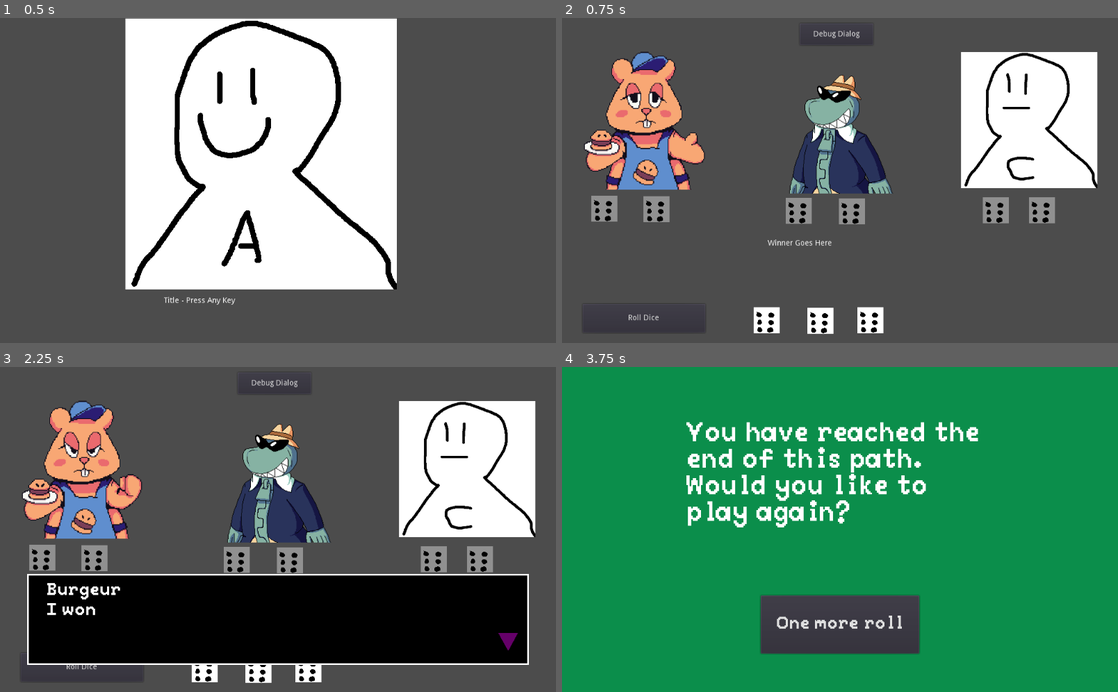
Above: before the commit, frames 1-4 (two rows, left to right).
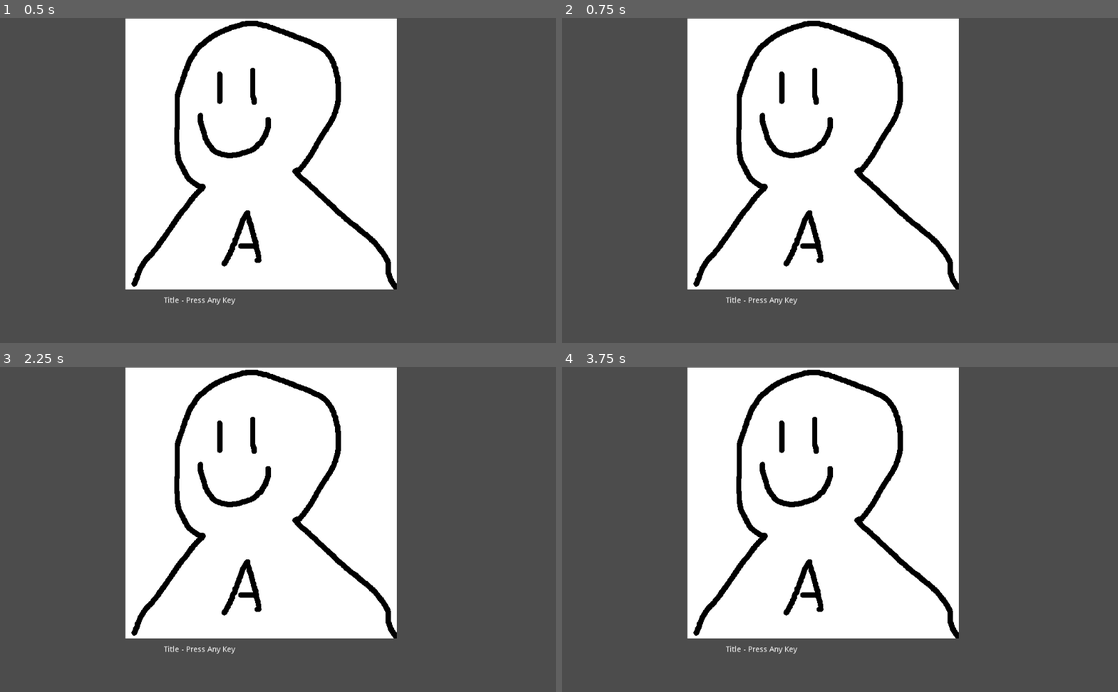
Above: after the commit, the same moments.

Repository: DiegoArmando/GMTK-Game-Jam-2022
Game: Godot game, scene res://Title.tscn
Same seed, same stepped clock (60 frames per second), same inputs: the game is played once before the commit and once after it.
Inputs (mouse positions are in pixels of both pictures, inside the frame that each line leads up to):
- Up to frame 1 (0.5 s): no input
- Up to frame 2 (0.75 s): tap Enter (ui_accept) at 0.5, 0.6 s; move the mouse to (962, 164) at 0.52 s; click (962, 164) at 0.67 s
- Up to frame 3 (2.25 s): tap Enter (ui_accept) at 0.77, 1.07 s; click (272, 383) at 1.25 s, where only the run before the commit has a clickable "Debug Dialog"; click (205, 669) at 2.02 s
- Up to frame 4 (3.75 s): click (823, 669) at 2.77 s; click (873, 669) at 3.52 s

Frame 1 is identical in both runs. In frame 2, 59% of the frame differs, in the area x 4-97%, y 0-98%; in frame 3, 73%; in frame 4, 96%, in the area x 0-100%, y 0-100%.

Commit message:
More sprite implementation, appear and disappear

Diff:
--- a/DialogReader.gd
+++ b/DialogReader.gd
@@ -42,13 +42,63 @@
 	# To swap to the ending, put this in the appropriate place:
 	# get_tree().change_scene("res://Ending.tscn")
 
-	if "Finished" in dialog[0]:
-		if not seen_endings.has(dialog[0]["Finished"]):
-			seen_endings.append(dialog[0]["Finished"])
-		get_tree().root.get_node("Node2D/EndScreen/EndOfGameBarrier").visible = true
+	if (phraseNum >= dialog.size()):
 		queue_free()
 		return
-	if (phraseNum >= dialog.size()):
+	if "Appear" in dialog[phraseNum]:
+		if dialog[phraseNum]["Appear"] == "Burgeur":
+			#P1
+			get_tree().root.get_node('Node2D/P1/AnimatedSprite').visible = true
+			phraseNum += 1
+			nextPhrase()
+			return
+		elif dialog[phraseNum]["Name"] == "Sightseer":
+			#P3
+			get_tree().root.get_node('Node2D/P3/AnimatedSprite').visible = true
+			phraseNum += 1
+			nextPhrase()
+			return
+		elif dialog[phraseNum]["Name"] == "The Card Shark":
+			#P2
+			get_tree().root.get_node('Node2D/P2/AnimatedSprite').visible = true
+			phraseNum += 1
+			nextPhrase()
+			return
+		elif dialog[phraseNum]["Name"] == "???":
+			#P4
+			get_tree().root.get_node('Node2D/P4/AnimatedSprite').visible = true
+			phraseNum += 1
+			nextPhrase()
+			return
+	if "Disappear" in dialog[phraseNum]:
+		if dialog[phraseNum]["Appear"] == "Burgeur":
+			#P1
+			get_tree().root.get_node('Node2D/P1/AnimatedSprite').visible = false
+			phraseNum += 1
+			nextPhrase()
+			return
+		elif dialog[phraseNum]["Name"] == "Sightseer":
+			#P3
+			get_tree().root.get_node('Node2D/P3/AnimatedSprite').visible = false
+			phraseNum += 1
+			nextPhrase()
+			return
+		elif dialog[phraseNum]["Name"] == "The Card Shark":
+			#P2
+			get_tree().root.get_node('Node2D/P2/AnimatedSprite').visible = false
+			phraseNum += 1
+			nextPhrase()
+			return
+		elif dialog[phraseNum]["Name"] == "???":
+			#P4
+			get_tree().root.get_node('Node2D/P4/AnimatedSprite').visible = false
+			phraseNum += 1
+			nextPhrase()
+			return
+	if "Finished" in dialog[phraseNum]:
+		if not seen_endings.has(dialog[phraseNum]["Finished"]):
+			seen_endings.append(dialog[phraseNum]["Finished"])
+		get_tree().root.get_node("Node2D/EndScreen/EndOfGameBarrier").visible = true
 		queue_free()
 		return
 	finishedDisplaying = false
--- a/Main.tscn
+++ b/Main.tscn
@@ -1,13 +1,15 @@
-[gd_scene load_steps=42 format=2]
+[gd_scene load_steps=51 format=2]
 
 [ext_resource path="res://Sprites/casino_shark_neutral.png" type="Texture" id=1]
-[ext_resource path="res://Sprites/C_Neutral.png" type="Texture" id=2]
+[ext_resource path="res://Sprites/magician_neutral.png" type="Texture" id=2]
 [ext_resource path="res://Sprites/burger_surprise.png" type="Texture" id=3]
 [ext_resource path="res://Sprites/Die_A.png" type="Texture" id=4]
 [ext_resource path="res://Sprites/burger_neutral.png" type="Texture" id=5]
 [ext_resource path="res://Sprites/casino_shark_disappointed.png" type="Texture" id=6]
 [ext_resource path="res://Sprites/burger_nervous.png" type="Texture" id=7]
 [ext_resource path="res://Sprites/burger_angry.png" type="Texture" id=8]
+[ext_resource path="res://Sprites/ui-frame-main.png" type="Texture" id=9]
+[ext_resource path="res://Sprites/magician_surprised.png" type="Texture" id=10]
 [ext_resource path="res://DiceBoss.gd" type="Script" id=11]
 [ext_resource path="res://Sprites/Die_Q.png" type="Texture" id=12]
 [ext_resource path="res://Sprites/Die_J.png" type="Texture" id=13]
@@ -32,6 +34,13 @@
 [ext_resource path="res://Sprites/secret_puppet_disappointed.png" type="Texture" id=32]
 [ext_resource path="res://Sprites/secret_puppet_angry.png" type="Texture" id=33]
 [ext_resource path="res://Sprites/secret_puppet_gleeful.png" type="Texture" id=34]
+[ext_resource path="res://Sprites/magician_nervous.png" type="Texture" id=35]
+[ext_resource path="res://Sprites/magician_angry.png" type="Texture" id=36]
+[ext_resource path="res://Sprites/magician_scheming.png" type="Texture" id=37]
+[ext_resource path="res://Sprites/ui-table-in-position.png" type="Texture" id=38]
+[ext_resource path="res://Sprites/magician_disappointed.png" type="Texture" id=39]
+[ext_resource path="res://Sprites/uiprimary-background.jpg" type="Texture" id=40]
+[ext_resource path="res://Sprites/magician_gleeful.png" type="Texture" id=41]
 
 [sub_resource type="SpriteFrames" id=1]
 animations = [ {
@@ -40,34 +49,34 @@
 "name": "scheming",
 "speed": 5.0
 }, {
+"frames": [ ExtResource( 3 ) ],
+"loop": true,
+"name": "surprised",
+"speed": 5.0
+}, {
+"frames": [ ExtResource( 5 ) ],
+"loop": true,
+"name": "neutral",
+"speed": 5.0
+}, {
+"frames": [ ExtResource( 8 ) ],
+"loop": true,
+"name": "angry",
+"speed": 5.0
+}, {
+"frames": [ ExtResource( 25 ) ],
+"loop": true,
+"name": "disappointed",
+"speed": 5.0
+}, {
+"frames": [ ExtResource( 23 ) ],
+"loop": true,
+"name": "gleeful",
+"speed": 5.0
+}, {
 "frames": [ ExtResource( 7 ) ],
 "loop": true,
 "name": "nervous",
-"speed": 5.0
-}, {
-"frames": [ ExtResource( 3 ) ],
-"loop": true,
-"name": "surprised",
-"speed": 5.0
-}, {
-"frames": [ ExtResource( 23 ) ],
-"loop": true,
-"name": "gleeful",
-"speed": 5.0
-}, {
-"frames": [ ExtResource( 8 ) ],
-"loop": true,
-"name": "angry",
-"speed": 5.0
-}, {
-"frames": [ ExtResource( 5 ) ],
-"loop": true,
-"name": "neutral",
-"speed": 5.0
-}, {
-"frames": [ ExtResource( 25 ) ],
-"loop": true,
-"name": "disappointed",
 "speed": 5.0
 } ]
 
@@ -81,72 +90,72 @@
 "name": "scheming",
 "speed": 5.0
 }, {
+"frames": [ ExtResource( 22 ) ],
+"loop": true,
+"name": "surprised",
+"speed": 5.0
+}, {
+"frames": [ ExtResource( 1 ) ],
+"loop": true,
+"name": "neutral",
+"speed": 5.0
+}, {
+"frames": [ ExtResource( 18 ) ],
+"loop": true,
+"name": "angry",
+"speed": 5.0
+}, {
+"frames": [ ExtResource( 6 ) ],
+"loop": true,
+"name": "disappointed",
+"speed": 5.0
+}, {
+"frames": [ ExtResource( 26 ) ],
+"loop": true,
+"name": "gleeful",
+"speed": 5.0
+}, {
 "frames": [ ExtResource( 27 ) ],
 "loop": true,
 "name": "nervous",
-"speed": 5.0
-}, {
-"frames": [ ExtResource( 22 ) ],
-"loop": true,
-"name": "surprised",
-"speed": 5.0
-}, {
-"frames": [ ExtResource( 26 ) ],
-"loop": true,
-"name": "gleeful",
-"speed": 5.0
-}, {
-"frames": [ ExtResource( 18 ) ],
-"loop": true,
-"name": "angry",
-"speed": 5.0
-}, {
-"frames": [ ExtResource( 1 ) ],
-"loop": true,
-"name": "neutral",
-"speed": 5.0
-}, {
-"frames": [ ExtResource( 6 ) ],
-"loop": true,
-"name": "disappointed",
 "speed": 5.0
 } ]
 
 [sub_resource type="SpriteFrames" id=3]
 animations = [ {
-"frames": [  ],
+"frames": [ ExtResource( 37 ) ],
 "loop": true,
 "name": "scheming",
 "speed": 5.0
 }, {
-"frames": [  ],
+"frames": [ ExtResource( 10 ) ],
+"loop": true,
+"name": "surprised",
+"speed": 5.0
+}, {
+"frames": [ ExtResource( 2 ) ],
+"loop": true,
+"name": "neutral",
+"speed": 5.0
+}, {
+"frames": [ ExtResource( 36 ) ],
+"loop": true,
+"name": "angry",
+"speed": 5.0
+}, {
+"frames": [ ExtResource( 39 ) ],
+"loop": true,
+"name": "disappointed",
+"speed": 5.0
+}, {
+"frames": [ ExtResource( 41 ) ],
+"loop": true,
+"name": "gleeful",
+"speed": 5.0
+}, {
+"frames": [ ExtResource( 35 ) ],
 "loop": true,
 "name": "nervous",
-"speed": 5.0
-}, {
-"frames": [  ],
-"loop": true,
-"name": "surprised",
-"speed": 5.0
-}, {
-"frames": [  ],
-"loop": true,
-"name": "gleeful",
-"speed": 5.0
-}, {
-"frames": [  ],
-"loop": true,
-"name": "angry",
-"speed": 5.0
-}, {
-"frames": [ ExtResource( 2 ) ],
-"loop": true,
-"name": "neutral",
-"speed": 5.0
-}, {
-"frames": [  ],
-"loop": true,
-"name": "disappointed",
 "speed": 5.0
 } ]
 
@@ -157,34 +166,34 @@
 "name": "scheming",
 "speed": 5.0
 }, {
+"frames": [ ExtResource( 29 ) ],
+"loop": true,
+"name": "surprised",
+"speed": 5.0
+}, {
+"frames": [ ExtResource( 28 ) ],
+"loop": true,
+"name": "neutral",
+"speed": 5.0
+}, {
+"frames": [ ExtResource( 33 ) ],
+"loop": true,
+"name": "angry",
+"speed": 5.0
+}, {
+"frames": [ ExtResource( 32 ) ],
+"loop": true,
+"name": "disappointed",
+"speed": 5.0
+}, {
+"frames": [ ExtResource( 34 ) ],
+"loop": true,
+"name": "gleeful",
+"speed": 5.0
+}, {
 "frames": [ ExtResource( 31 ) ],
 "loop": true,
 "name": "nervous",
-"speed": 5.0
-}, {
-"frames": [ ExtResource( 29 ) ],
-"loop": true,
-"name": "surprised",
-"speed": 5.0
-}, {
-"frames": [ ExtResource( 34 ) ],
-"loop": true,
-"name": "gleeful",
-"speed": 5.0
-}, {
-"frames": [ ExtResource( 33 ) ],
-"loop": true,
-"name": "angry",
-"speed": 5.0
-}, {
-"frames": [ ExtResource( 28 ) ],
-"loop": true,
-"name": "neutral",
-"speed": 5.0
-}, {
-"frames": [ ExtResource( 32 ) ],
-"loop": true,
-"name": "disappointed",
 "speed": 5.0
 } ]
 
@@ -195,6 +204,16 @@
 "name": "1",
 "speed": 5.0
 }, {
+"frames": [ ExtResource( 15 ) ],
+"loop": true,
+"name": "5",
+"speed": 5.0
+}, {
+"frames": [ ExtResource( 4 ) ],
+"loop": true,
+"name": "6",
+"speed": 5.0
+}, {
 "frames": [ ExtResource( 14 ) ],
 "loop": true,
 "name": "2",
@@ -208,16 +227,6 @@
 "frames": [ ExtResource( 13 ) ],
 "loop": true,
 "name": "3",
-"speed": 5.0
-}, {
-"frames": [ ExtResource( 15 ) ],
-"loop": true,
-"name": "5",
-"speed": 5.0
-}, {
-"frames": [ ExtResource( 4 ) ],
-"loop": true,
-"name": "6",
 "speed": 5.0
 } ]
 
@@ -235,11 +244,43 @@
 [node name="Node2D" type="Node2D"]
 script = ExtResource( 19 )
 
+[node name="BG" type="Node2D" parent="."]
+z_index = -8
+
+[node name="TextureRect" type="TextureRect" parent="BG"]
+anchor_right = 1.0
+anchor_bottom = 1.0
+margin_right = 1020.0
+margin_bottom = 596.0
+mouse_filter = 2
+texture = ExtResource( 40 )
+expand = true
+
+[node name="TextureRect2" type="TextureRect" parent="BG"]
+margin_left = -96.0
+margin_right = 1117.0
+margin_bottom = 609.0
+mouse_filter = 2
+texture = ExtResource( 9 )
+expand = true
+
+[node name="Foreground" type="Node2D" parent="."]
+
+[node name="Table" type="TextureRect" parent="Foreground"]
+margin_left = -1.0
+margin_top = 332.0
+margin_right = 1035.0
+margin_bottom = 602.0
+mouse_filter = 2
+texture = ExtResource( 38 )
+expand = true
+
 [node name="P1" type="Node" parent="."]
 
 [node name="AnimatedSprite" type="AnimatedSprite" parent="P1"]
-position = Vector2( 151, 184 )
+position = Vector2( 179, 260 )
 scale = Vector2( 0.502, 0.502 )
+z_index = -2
 frames = SubResource( 1 )
 animation = "neutral"
 
@@ -273,9 +314,9 @@
 [node name="P2" type="Node" parent="."]
 
 [node name="AnimatedSprite" type="AnimatedSprite" parent="P2"]
-position = Vector2( 503, 190 )
+position = Vector2( 500, 210 )
 scale = Vector2( 0.502, 0.502 )
-z_index = 1
+z_index = -1
 frames = SubResource( 2 )
 animation = "neutral"
 
@@ -308,8 +349,9 @@
 [node name="P3" type="Node" parent="."]
 
 [node name="AnimatedSprite" type="AnimatedSprite" parent="P3"]
-position = Vector2( 861, 188 )
+position = Vector2( 846, 254 )
 scale = Vector2( 0.502, 0.502 )
+z_index = -2
 frames = SubResource( 3 )
 animation = "neutral"
 
@@ -339,8 +381,9 @@
 
 [node name="AnimatedSprite" type="AnimatedSprite" parent="P4"]
 visible = false
-position = Vector2( 512, 196 )
+position = Vector2( 511, 197 )
 scale = Vector2( 0.502, 0.502 )
+z_index = -3
 frames = SubResource( 9 )
 animation = "surprised"
 
@@ -360,52 +403,53 @@
 
 [node name="Public Die 1" type="AnimatedSprite" parent="DiceBoss/PublicDice"]
 position = Vector2( 377, 558 )
-scale = Vector2( 0.0974999, 0.0974999 )
+scale = Vector2( 0.2, 0.2 )
 frames = SubResource( 4 )
 animation = "6"
 
 [node name="D1Button" type="Button" parent="DiceBoss/PublicDice/Public Die 1"]
 self_modulate = Color( 1, 1, 1, 0 )
-margin_left = -287.18
-margin_top = -276.923
-margin_right = 307.82
-margin_bottom = 287.077
+margin_left = -287.0
+margin_top = -277.0
+margin_right = 85.0
+margin_bottom = 85.0
 focus_mode = 0
 
 [node name="Public Die 2" type="AnimatedSprite" parent="DiceBoss/PublicDice"]
 position = Vector2( 476, 559 )
-scale = Vector2( 0.0974999, 0.0974999 )
+scale = Vector2( 0.2, 0.2 )
 frames = SubResource( 4 )
 animation = "6"
 
 [node name="D2Button" type="Button" parent="DiceBoss/PublicDice/Public Die 2"]
 self_modulate = Color( 1, 1, 1, 0 )
-margin_left = -287.18
-margin_top = -276.923
-margin_right = 307.82
-margin_bottom = 287.077
+margin_left = -287.0
+margin_top = -277.0
+margin_right = 80.0
+margin_bottom = 90.0
 focus_mode = 0
 
 [node name="Public Die 3" type="AnimatedSprite" parent="DiceBoss/PublicDice"]
 position = Vector2( 568, 558 )
-scale = Vector2( 0.0974999, 0.0974999 )
+scale = Vector2( 0.2, 0.2 )
 frames = SubResource( 4 )
 animation = "6"
 
 [node name="D3Button" type="Button" parent="DiceBoss/PublicDice/Public Die 3"]
 self_modulate = Color( 1, 1, 1, 0 )
-margin_left = -287.18
-margin_top = -276.923
-margin_right = 307.82
-margin_bottom = 287.077
+margin_left = -280.0
+margin_top = -275.0
+margin_right = 82.0
+margin_bottom = 102.0
 focus_mode = 0
 
 [node name="DicePool" type="Node" parent="DiceBoss"]
 
 [node name="Die 1" type="AnimatedSprite" parent="DiceBoss/DicePool"]
 modulate = Color( 0.568627, 0.568627, 0.568627, 1 )
-position = Vector2( 78, 352 )
-scale = Vector2( 0.0974999, 0.0974999 )
+position = Vector2( 141, 405 )
+scale = Vector2( 0.2, 0.2 )
+z_index = 1
 frames = SubResource( 4 )
 animation = "6"
 
@@ -419,8 +463,9 @@
 
 [node name="Die 2" type="AnimatedSprite" parent="DiceBoss/DicePool"]
 modulate = Color( 0.568627, 0.568627, 0.568627, 1 )
-position = Vector2( 174, 353 )
-scale = Vector2( 0.0974999, 0.0974999 )
+position = Vector2( 219, 365 )
+scale = Vector2( 0.2, 0.2 )
+z_index = 1
 frames = SubResource( 4 )
 animation = "6"
 
@@ -434,8 +479,9 @@
 
 [node name="Die 3" type="AnimatedSprite" parent="DiceBoss/DicePool"]
 modulate = Color( 0.568627, 0.568627, 0.568627, 1 )
-position = Vector2( 436, 356 )
-scale = Vector2( 0.0974999, 0.0974999 )
+position = Vector2( 460, 363 )
+scale = Vector2( 0.2, 0.2 )
+z_index = 1
 frames = SubResource( 4 )
 animation = "6"
 
@@ -449,8 +495,9 @@
 
 [node name="Die 4" type="AnimatedSprite" parent="DiceBoss/DicePool"]
 modulate = Color( 0.568627, 0.568627, 0.568627, 1 )
-position = Vector2( 534, 357 )
-scale = Vector2( 0.0974999, 0.0974999 )
+position = Vector2( 544, 362 )
+scale = Vector2( 0.2, 0.2 )
+z_index = 1
 frames = SubResource( 4 )
 animation = "6"
 
@@ -464,8 +511,8 @@
 
 [node name="Die 5" type="AnimatedSprite" parent="DiceBoss/DicePool"]
 modulate = Color( 0.568627, 0.568627, 0.568627, 1 )
-position = Vector2( 799, 355 )
-scale = Vector2( 0.0974999, 0.0974999 )
+position = Vector2( 791, 367 )
+scale = Vector2( 0.2, 0.2 )
 frames = SubResource( 4 )
 animation = "6"
 
@@ -479,8 +526,8 @@
 
 [node name="Die 6" type="AnimatedSprite" parent="DiceBoss/DicePool"]
 modulate = Color( 0.568627, 0.568627, 0.568627, 1 )
-position = Vector2( 884, 355 )
-scale = Vector2( 0.0974999, 0.0974999 )
+position = Vector2( 877, 397 )
+scale = Vector2( 0.2, 0.2 )
 frames = SubResource( 4 )
 animation = "6"
 
@@ -499,26 +546,15 @@
 margin_bottom = 468.0
 text = "Winner Goes Here"
 
+[node name="PauseLayer" parent="." instance=ExtResource( 20 )]
+
 [node name="RollButton" type="Button" parent="."]
-margin_left = 38.0
-margin_top = 528.0
-margin_right = 264.0
-margin_bottom = 581.0
+margin_left = 371.0
+margin_top = 451.0
+margin_right = 597.0
+margin_bottom = 504.0
 focus_mode = 0
 text = "Roll Dice"
-
-[node name="Button" type="Button" parent="."]
-anchor_left = 0.5
-anchor_right = 0.5
-margin_left = 438.0
-margin_top = 10.0
-margin_right = 573.0
-margin_bottom = 50.0
-focus_mode = 0
-enabled_focus_mode = 0
-text = "Debug Dialog"
-
-[node name="PauseLayer" parent="." instance=ExtResource( 20 )]
 
 [node name="EndScreen" type="CanvasLayer" parent="."]
 
@@ -569,6 +605,5 @@
 [connection signal="mouse_entered" from="DiceBoss/DicePool/Die 6/KinematicBody2D" to="DiceBoss/DicePool/Die 6" method="_on_KinematicBody2D_mouse_entered"]
 [connection signal="mouse_exited" from="DiceBoss/DicePool/Die 6/KinematicBody2D" to="DiceBoss/DicePool/Die 6" method="_on_KinematicBody2D_mouse_exited"]
 [connection signal="pressed" from="RollButton" to="DiceBoss" method="_on_RollButton_pressed"]
-[connection signal="pressed" from="Button" to="." method="_on_Button_pressed"]
 [connection signal="pressed" from="EndScreen/EndOfGameBarrier/RestartGame" to="." method="_on_RestartGame_pressed"]
 [connection signal="pressed" from="EndScreen/EndOfGameBarrier/RestartGame" to="." method="_on_Button_pressed"]
Binary file added: magician_angry.png
Not shown, added: magician_angry.png.import
Binary file added: magician_disappointed.png
Not shown, added: magician_disappointed.png.import
Binary file added: magician_gleeful.png
Not shown, added: magician_gleeful.png.import
Binary file added: magician_nervous.png
Not shown, added: magician_nervous.png.import
Binary file added: magician_neutral.png
Not shown, added: magician_neutral.png.import
Binary file added: magician_scheming.png
Not shown, added: magician_scheming.png.import
(and 40 more such lines)
